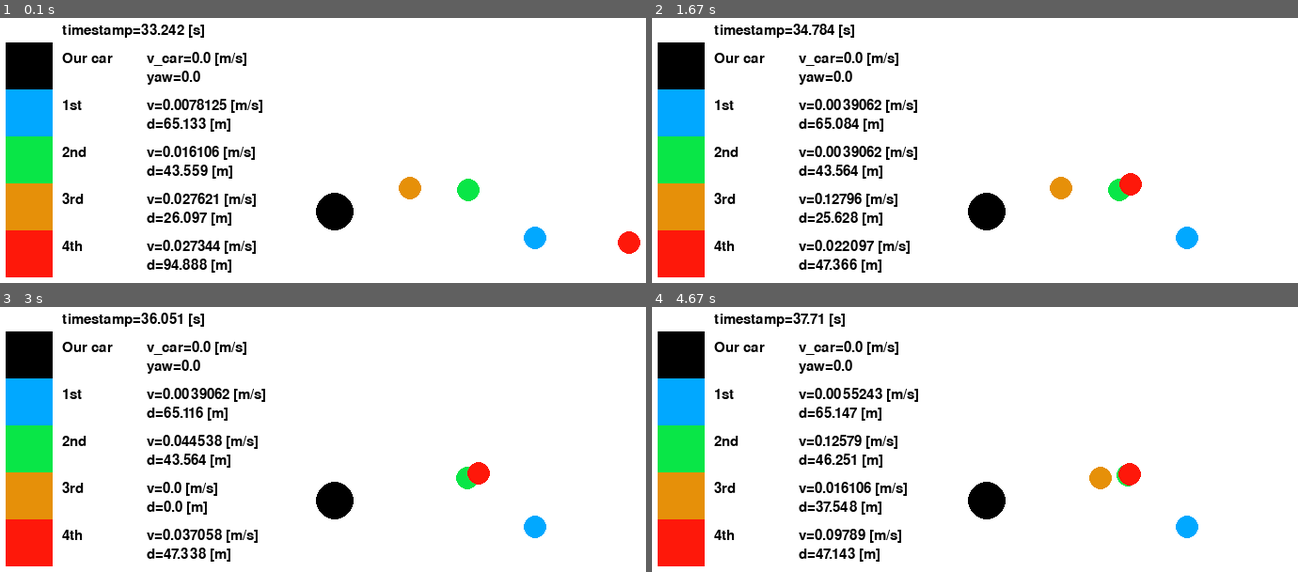
Above: before the commit, frames 1-4 (two rows, left to right).
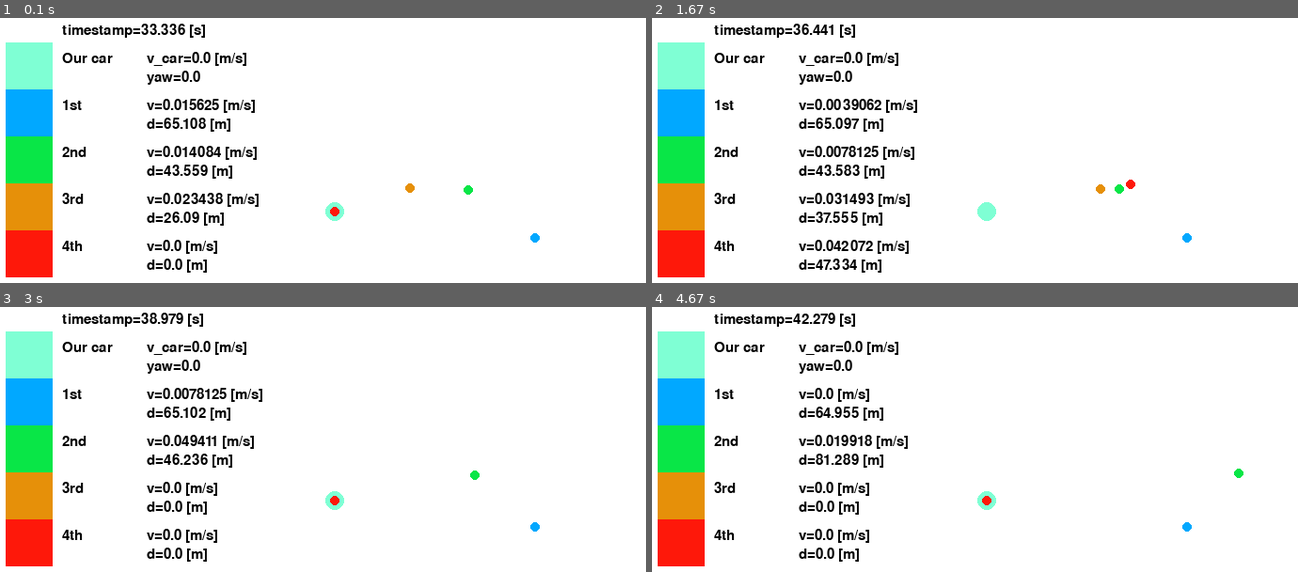
Above: after the commit, the same moments.

Repository: jagger-en/pixel-pirates
Game: pygame game, started from pygame_test.py
Same seed, same stepped clock (60 frames per second), same inputs: the game is played once before the commit and once after it.
Inputs:
- Up to frame 1 (0.1 s): no input
- Up to frame 2 (1.67 s): no input
- Up to frame 3 (3 s): no input
- Up to frame 4 (4.67 s): no input

The runs differ from the first frame. In frame 1, 4.6% of the frame differs, in the area x 0-100%, y 2-97%; in frame 2, 4.4%; in frame 3, 4.4%; in frame 4, 5.2%, in the area x 0-92%, y 2-97%.

Commit message:
Adjustments

Diff:
--- a/pygame_test.py
+++ b/pygame_test.py
@@ -8,7 +8,7 @@
 
 WIDTH = 800
 HEIGHT = 600
-FPS = 10
+FPS = 20
 
 WHITE = (255, 255, 255)
 GREEN = (50, 200, 50)
@@ -20,13 +20,18 @@
 MIN_Y = -120
 MAX_Y = 120
 
+MIN_R = 0
+MAX_R = 120
+
 FONT_SIZE = 15
-COLOR_CENTER = (0, 0, 0)
-COLOR_1ST = (1, 168, 255)
-COLOR_2ND = (9, 230, 71)
-COLOR_3RD = (230, 144, 9)
-COLOR_4TH = (254, 24, 10)
+COLOR_CENTER = (127, 255, 212, 128)
+COLOR_1ST = (1, 168, 255, 128)
+COLOR_2ND = (9, 230, 71, 128)
+COLOR_3RD = (230, 144, 9, 128)
+COLOR_4TH = (254, 24, 10, 128)
 
+RADIUS_CAR_CIRCLE_px = 2  # Toyota corolla
+RADIUS_OBJ_CIRCLE_px = 1  # We assume this size of an object
 
 def calc_magnitude(left, right):
     return math.sqrt(left**2 + right**2)
@@ -40,6 +45,9 @@
 
     def scale_y(y):
         return pixelize.scale(given_value=y, right_lim=[MIN_Y, MAX_Y], left_lim=[0, HEIGHT])
+
+    def scale_r(r):
+        return pixelize.scale(given_value=r, right_lim=[0, MAX_R], left_lim=[0, HEIGHT])
     pygame.init()
 
     screen = pygame.display.set_mode((WIDTH, HEIGHT))
@@ -74,9 +82,8 @@
             point = data['pts'][idx]
             object_x = scale_x(point['x'])
             object_y = scale_y(point['y'])
-            pygame.draw.circle(screen, COLOR_CENTER,
-                               (scale_x(0), scale_y(0)), 20)
-            pygame.draw.circle(screen, color, (object_x, object_y), 12)
+            pygame.draw.circle(screen, COLOR_CENTER, (scale_x(0), scale_y(0)), scale_r(RADIUS_CAR_CIRCLE_px))
+            pygame.draw.circle(screen, color, (object_x, object_y), scale_r(RADIUS_OBJ_CIRCLE_px))
 
             ##
             # Legend
